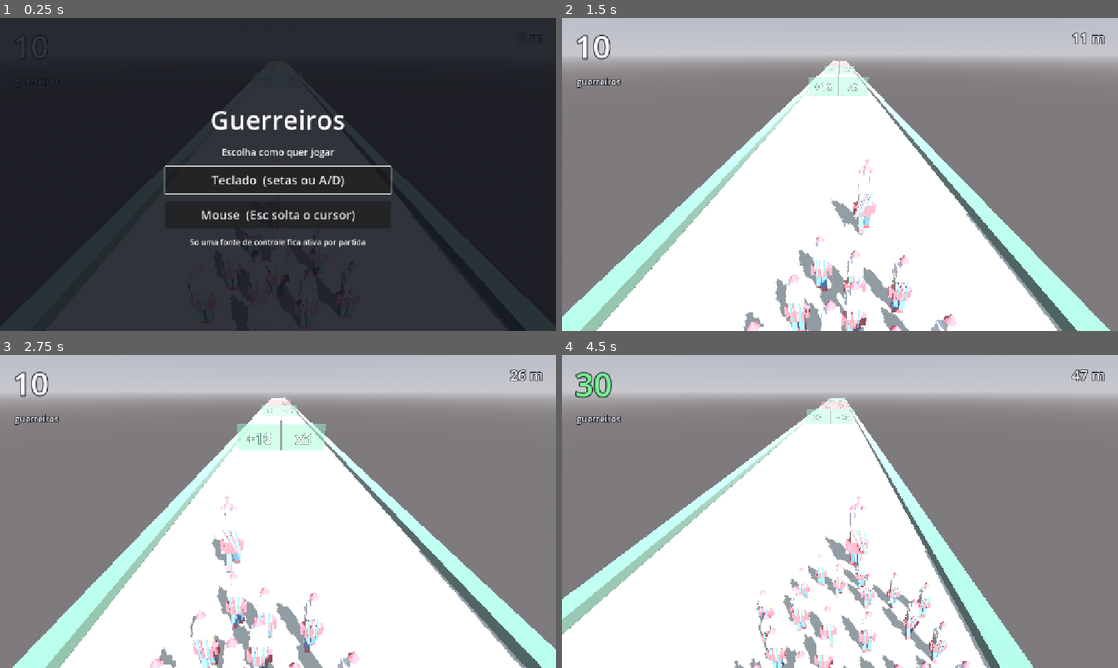
Above: before the commit, frames 1-4 (two rows, left to right).
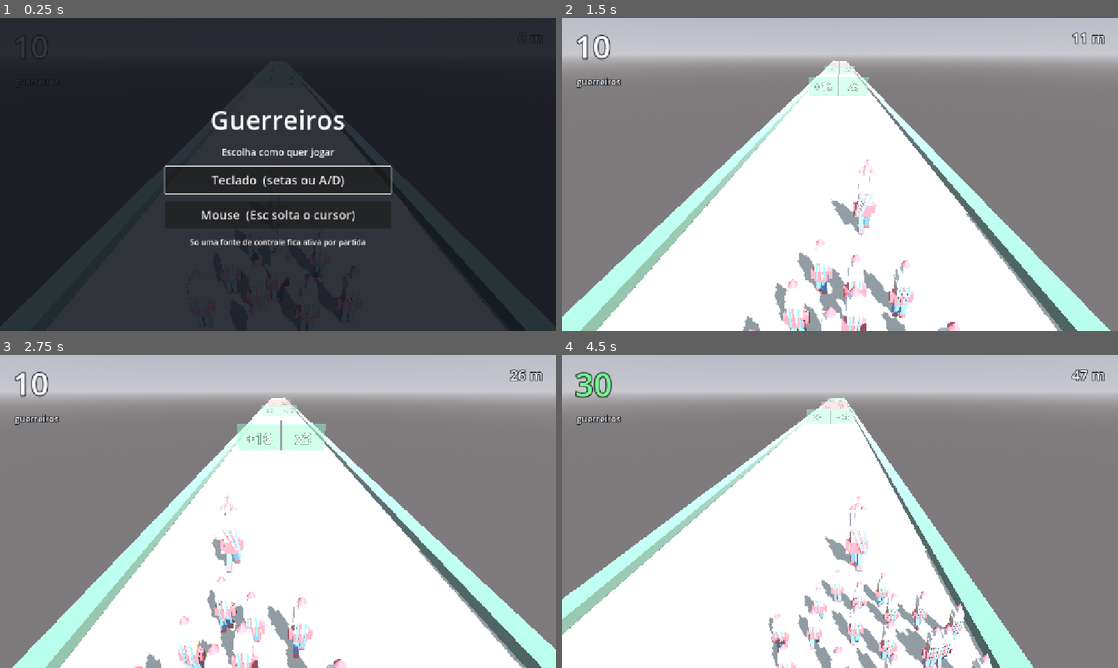
Above: after the commit, the same moments.

Repository: 3runorocha/COMP381-Projeto
Game: Godot game, scene res://scenes/Main.tscn
Same seed, same stepped clock (60 frames per second), same inputs: the game is played once before the commit and once after it.
Inputs (mouse positions are in pixels of both pictures, inside the frame that each line leads up to):
- Up to frame 1 (0.25 s): no input
- Up to frame 2 (1.5 s): click "Teclado (setas ou A/D)" at 0.5 s; tap Enter (ui_accept) at 1.25 s; move the mouse to (962, 158) at 1.27 s; hold Right (mover_direita) from 1.28 s (still down); click (962, 158) at 1.42 s
- Up to frame 3 (2.75 s): tap Enter (ui_accept) at 1.52, 2.27 s; move the mouse to (166, 527) at 2.02 s; release Right (mover_direita) at 2.03 s; hold Left (mover_esquerda) from 2.03 s (still down)
- Up to frame 4 (4.5 s): move the mouse to (895, 442) at 2.77 s; release Left (mover_esquerda) at 2.78 s; hold Right (mover_direita) 2.78-4.28 s; move the mouse to (812, 574) at 3.52 s; click (812, 574) at 3.67 s; tap Enter (ui_accept) at 3.77 s; move the mouse to (1006, 558) at 4.27 s; hold Left (mover_esquerda) from 4.28 s (still down)

The runs differ from the first frame. In frame 1, 0.1% of the frame differs, in the area x 36-65%, y 75-100%; in frame 2, 2.3%; in frame 3, 3.9%; in frame 4, 5.4%, in the area x 31-78%, y 56-100%.

Commit message:
Fitas ondulam no passo, e o cordao chega mais perto
A animacao das fitas falhou duas vezes pelo mesmo motivo de fundo: a fita
oscilava num relogio proprio, descolado do corpo. Primeiro varrendo de lado,
que e movimento de pendulo; depois tremendo numa frequencia fixa, que e
movimento de motor. Faltava a causa: quem mexe a fita e a pancada do passo.

Agora ela le o ciclo da caminhada do proprio corpo, exposto em ciclo(), e
cada fita entra com um atraso, o que faz a onda atravessar o conjunto. Lido
do no irmao em vez de recalculado: duas contas iguais em lugares diferentes
divergem, e divergir aqui significa ondular fora do passo, que e o defeito
que esta correcao veio consertar.

O espaco ate o cordao passa a ser medido pelo guerreiro MAIS PROXIMO, nao
pelo centro do grupo. Medir pelo centro nao dava controle: ele precisa
recuar quando o cordao engorda, senao a metade da frente atropelaria o
lider, e o resultado era um espaco que mudava sozinho.

Um bug que o teste pegou: _raio_maximo usava o TETO de 45 corpos em vez de
quantos existem. Com quatro guerreiros ele reservava espaco para quarenta e
cinco, e o grupo ficava cinco unidades atras do lider com um buraco no meio.

Verificado: o mais proximo fica entre 1.22 e 1.40 do lider em contagens de 4
a 45, e as fitas ondulam com a 0 e a 3 fora de fase.

Co-Authored-By: Claude Opus 5 <noreply@anthropic.com>

Diff:
--- a/scripts/jogador/caminhada.gd
+++ b/scripts/jogador/caminhada.gd
@@ -45,6 +45,14 @@
         push_warning("caminhada: nao achei as duas pernas sob %s." % get_parent().name)
 
 
+## Em que ponto do ciclo de passo este corpo esta.
+##
+## As fitas leem isto para ondular junto com a passada, em vez de oscilarem
+## num relogio proprio e descolado do que as pernas estao fazendo.
+func ciclo() -> float:
+    return _ciclo + _fase
+
+
 ## Desloca o ciclo desta instancia, para o cordao nao andar em uniformidade.
 func definir_fase(fase: float) -> void:
     _fase = fase
--- a/scripts/jogador/crowd_manager.gd
+++ b/scripts/jogador/crowd_manager.gd
@@ -25,8 +25,12 @@
 @export var escala_minima: float = 0.55
 ## Em quantos corpos a escala chega ao minimo.
 @export var corpos_para_escala_minima: int = 40
-## Quanto o cordao fica atras do lider.
-@export var recuo: float = 3.0
+## Distancia entre o lider e o guerreiro MAIS PROXIMO dele.
+##
+## Medir pelo corpo da frente, e nao pelo centro do grupo, e o que mantem o
+## espaco constante: o centro precisa recuar quando o cordao engorda, senao a
+## metade da frente atropelaria o lider.
+@export var folga_atras: float = 1.1
 ## Altura da vaga. Com o modelo, a origem fica nos pes, entao a vaga e um
 ## ponto no CHAO, nao o centro do corpo.
 @export var altura: float = 0.0
@@ -137,8 +141,7 @@
 ## deixar a metade de tras cair da pista.
 func _centro_da_formacao() -> Vector3:
     var centro := Comum.posicao_suave(_lider)
-    var raio_maximo := _espalhamento * sqrt(float(MAX_VISIVEL - 1))
-    var margem := maxf(meia_largura_util - raio_maximo, 0.0)
+    var margem := maxf(meia_largura_util - _raio_maximo(), 0.0)
     centro.x = clampf(centro.x, -margem, margem)
     return centro
 
@@ -150,6 +153,7 @@
 func _vaga(indice: int, centro: Vector3) -> Vector3:
     var angulo := float(indice) * ANGULO_AUREO
     var raio := _espalhamento * sqrt(float(indice))
+    var recuo := folga_atras + _raio_maximo()
     return Vector3(
         # O clamp por corpo e rede de seguranca, para o caso de a formacao
         # ficar mais larga que a propria pista.
@@ -159,6 +163,15 @@
     )
 
 
+## Ate onde a formacao chega, a partir do centro dela.
+##
+## Conta os corpos que existem AGORA, nao o teto. Usando o teto, um cordao de
+## quatro guerreiros reservava espaco para quarenta e cinco e ficava cinco
+## unidades atras do lider, com um buraco no meio.
+func _raio_maximo() -> float:
+    return _espalhamento * sqrt(float(maxi(_visiveis - 1, 0)))
+
+
 ## Tranco de escala quando um guerreiro entra, para a mudanca ser visivel.
 func _surgir(corpo: Node3D) -> void:
     var alvo := Vector3.ONE * _escala_corpo
--- a/scripts/jogador/fitas_balanco.gd
+++ b/scripts/jogador/fitas_balanco.gd
@@ -8,20 +8,24 @@
 ## O movimento tem tres partes somadas:
 ##   1. uma inclinacao para tras que cresce com a velocidade, porque a corrida
 ##      nao tem teto e a 200 por hora fita nao fica na vertical;
-##   2. uma tremulacao NO MESMO EIXO da inclinacao, ou seja, a fita sobe e
-##      desce no vento;
+##   2. uma ondulacao presa ao PASSO: o corpo sobe e desce a cada pe que
+##      encosta, e a fita chega atrasada nesse movimento;
 ##   3. um empurrao lateral contrario ao desvio do jogador, que e o que liga a
 ##      animacao ao que ele acabou de fazer no controle.
 ##
-## A tremulacao era, antes, um vai e vem lateral. Ficava mecanico: varrer de um
-## lado para o outro e movimento de PENDULO, e fita ao vento nao faz isso. Ela
-## ondula na direcao em que esta sendo arrastada.
+## Duas tentativas anteriores nao funcionaram, e pelo mesmo motivo de fundo: a
+## fita oscilava num relogio proprio, descolado do corpo. Primeiro varrendo de
+## lado, que e movimento de PENDULO; depois tremendo numa frequencia fixa, que
+## e movimento de MOTOR. O que falta nos dois e a causa: quem mexe a fita e a
+## pancada do passo. Agora ela le o ciclo da caminhada, e cada fita entra com
+## um atraso proprio, o que faz a onda atravessar o conjunto.
 
 @export var player_path: NodePath = ^".."
-## Amplitude da tremulacao, em graus.
-@export var tremulacao_graus: float = 7.0
-## Quantas oscilacoes por segundo. Alta de proposito: pano treme rapido.
-@export var frequencia: float = 7.5
+## Amplitude da ondulacao, em graus.
+@export var ondulacao_graus: float = 9.0
+## Atraso de uma fita para a seguinte. E o que faz a onda atravessar o grupo
+## em vez de todas subirem juntas.
+@export var atraso_entre_fitas: float = 0.45
 ## Quanto as fitas deitam para tras na velocidade de referencia.
 @export var inclinacao_graus: float = 30.0
 ## Velocidade em que a inclinacao chega ao maximo.
@@ -30,6 +34,7 @@
 @export var reacao_lateral_graus: float = 18.0
 
 var _fitas: Array[Node3D] = []
+var _caminhada: Node = null
 var _player: Node = null
 var _t: float = 0.0
 
@@ -37,6 +42,9 @@
 func _ready() -> void:
     _player = get_node_or_null(player_path)
     _coletar(self)
+    _caminhada = find_child("Caminhada", true, false)
+    if _caminhada == null:
+        push_warning("fitas_balanco: sem a caminhada, as fitas ficariam paradas.")
     if _fitas.is_empty():
         push_warning("fitas_balanco: nenhuma fita encontrada sob %s." % name)
 
@@ -52,17 +60,28 @@
     if _player != null and "velocity" in _player:
         lateral = -deg_to_rad(reacao_lateral_graus) * clampf(_player.velocity.x / 10.0, -1.0, 1.0)
 
+    # O corpo sobe DUAS vezes por ciclo de passo, uma a cada pe que encosta,
+    # entao a onda da fita corre no dobro da frequencia do ciclo.
+    var passo := TAU * _ciclo_do_passo()
     var meio := (float(_fitas.size()) - 1.0) * 0.5
     for i in _fitas.size():
-        # Fase diferente por fita: em fase, as seis viram uma placa so.
-        var fase := float(i) * 0.9
-        # Parada, a fita ainda treme um pouco; correndo, treme muito mais.
-        var forca := 0.25 + 0.75 * vento
-        var tremer := deg_to_rad(tremulacao_graus) * forca * sin(_t * frequencia + fase)
+        var forca := 0.3 + 0.7 * vento
+        var onda := deg_to_rad(ondulacao_graus) * forca * sin(passo - float(i) * atraso_entre_fitas)
         # Leque fixo, nao animado: as fitas abrem levemente para fora do centro
         # e param de parecer seis copias paralelas da mesma peca.
         var leque := deg_to_rad(3.0) * (float(i) - meio)
-        _fitas[i].rotation = Vector3(deitar + tremer, 0.0, lateral + leque)
+        _fitas[i].rotation = Vector3(deitar + onda, 0.0, lateral + leque)
+
+
+## Ciclo da caminhada deste mesmo corpo.
+##
+## Lido do no irmao em vez de recalculado: duas contas iguais em lugares
+## diferentes acabam divergindo, e aqui divergir significa a fita ondular fora
+## do passo, que e exatamente o defeito que esta correcao veio consertar.
+func _ciclo_do_passo() -> float:
+    if _caminhada == null:
+        return 0.0
+    return _caminhada.ciclo()
 
 
 ## Procura recursivamente, porque a hierarquia de um glTF importado depende de
